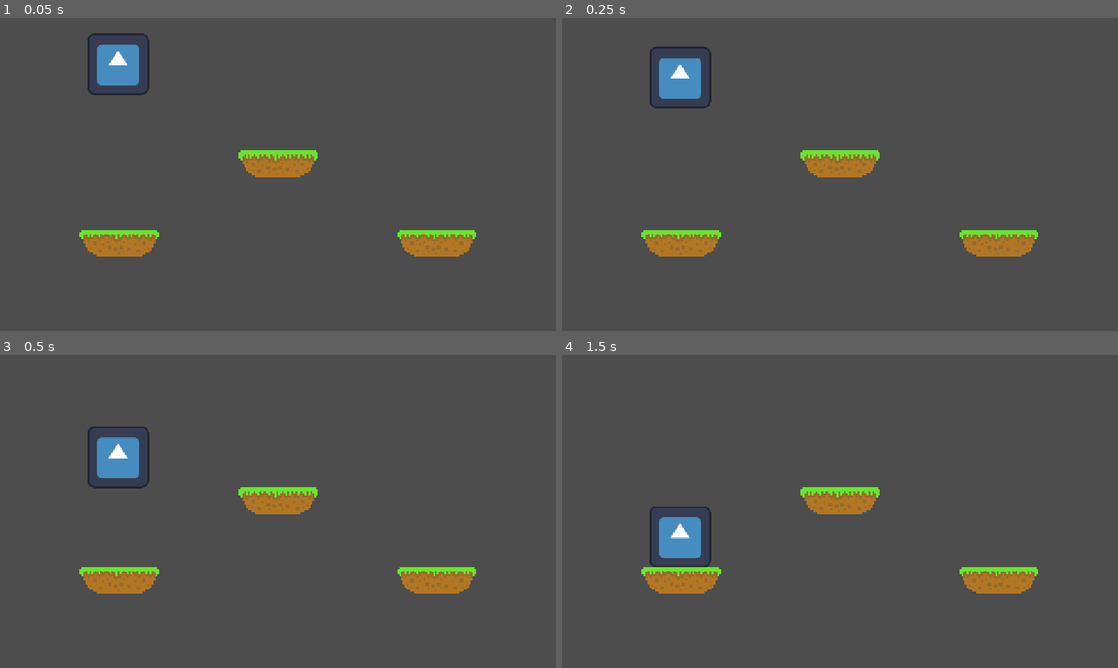
Above: before the commit, frames 1-4 (two rows, left to right).
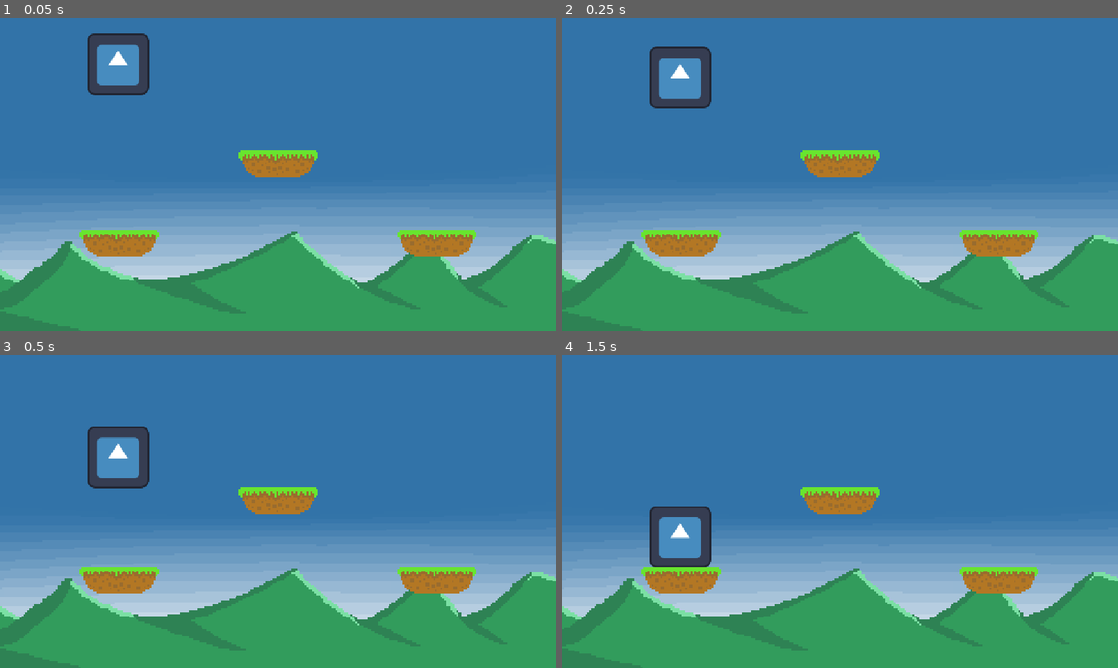
Above: after the commit, the same moments.

Repository: beltranbot/godot-multiplayer-game
Game: Godot game, scene res://Scenes/main.tscn
Two runs of this game, one before a commit and one after it. Both use one fixed random seed, a clock stepped at 60 frames per second and the inputs below. The project has no main scene, so this scene is started directly. The engine's default icon, where the game draws it, is replaced by a stand-in: a white triangle on a blue panel in a dark square.
Inputs:
- Up to frame 1 (0.05 s): no input
- Up to frame 2 (0.25 s): no input
- Up to frame 3 (0.5 s): no input
- Up to frame 4 (1.5 s): tap Enter at 1.25 s

The runs differ from the first frame. In frame 1, 95% of the frame differs, in the area x 0-100%, y 0-100%; in frame 2, 95%; in frame 3, 95%; in frame 4, 95%.

Commit message:
setting up the background scene

Diff:
--- /dev/null
+++ b/Scenes/background.tscn
@@ -0,0 +1,8 @@
+[gd_scene load_steps=2 format=3 uid="uid://tmfcc4cfnq2x"]
+
+[ext_resource type="Texture2D" uid="uid://bv4dtvg10uwhr" path="res://Assets/Images/Background.png" id="1_sn1xx"]
+
+[node name="Background" type="Sprite2D"]
+texture_filter = 1
+scale = Vector2(3.915, 3.915)
+texture = ExtResource("1_sn1xx")
--- a/Scenes/main.tscn
+++ b/Scenes/main.tscn
@@ -1,5 +1,6 @@
-[gd_scene load_steps=6 format=4 uid="uid://d27aylsohcuxb"]
+[gd_scene load_steps=7 format=4 uid="uid://d27aylsohcuxb"]
 
+[ext_resource type="PackedScene" uid="uid://tmfcc4cfnq2x" path="res://Scenes/background.tscn" id="1_8gbba"]
 [ext_resource type="Texture2D" uid="uid://dq50nfvdvak32" path="res://Assets/Images/Tiles.png" id="1_jjgbg"]
 [ext_resource type="Texture2D" uid="uid://cwpblcedle305" path="res://icon.svg" id="2_bo1nx"]
 
@@ -30,6 +31,9 @@
 
 [node name="Main" type="Node"]
 
+[node name="Background" parent="." instance=ExtResource("1_8gbba")]
+position = Vector2(576, 324)
+
 [node name="TileMapLayer" type="TileMapLayer" parent="."]
 texture_filter = 1
 scale = Vector2(3.915, 3.915)
